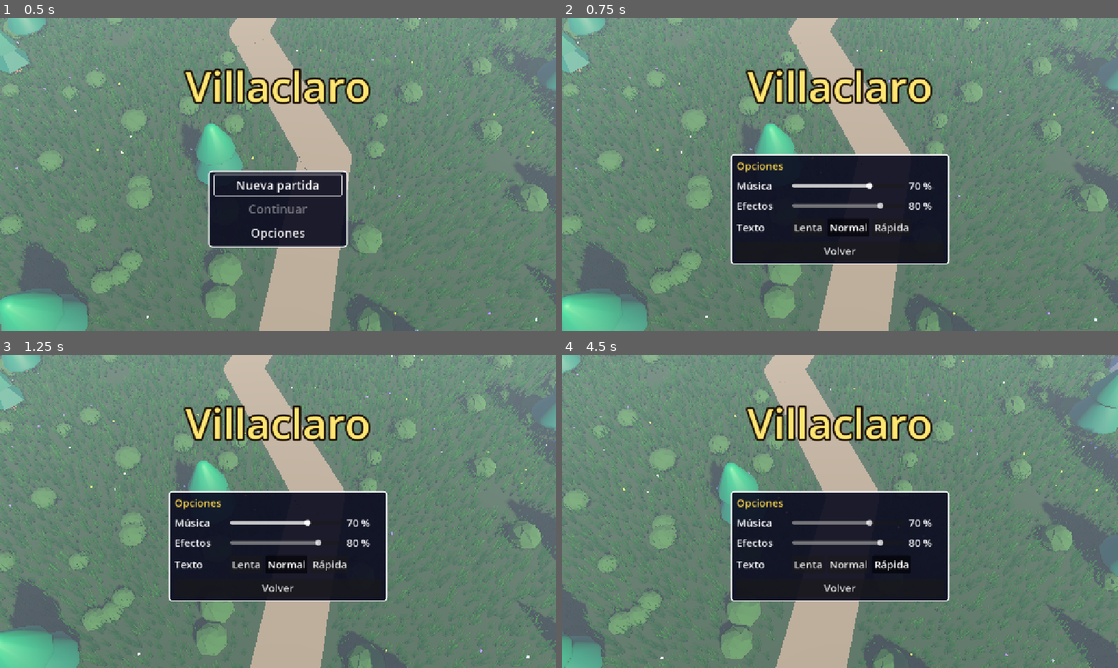
Above: before the commit, frames 1-4 (two rows, left to right).
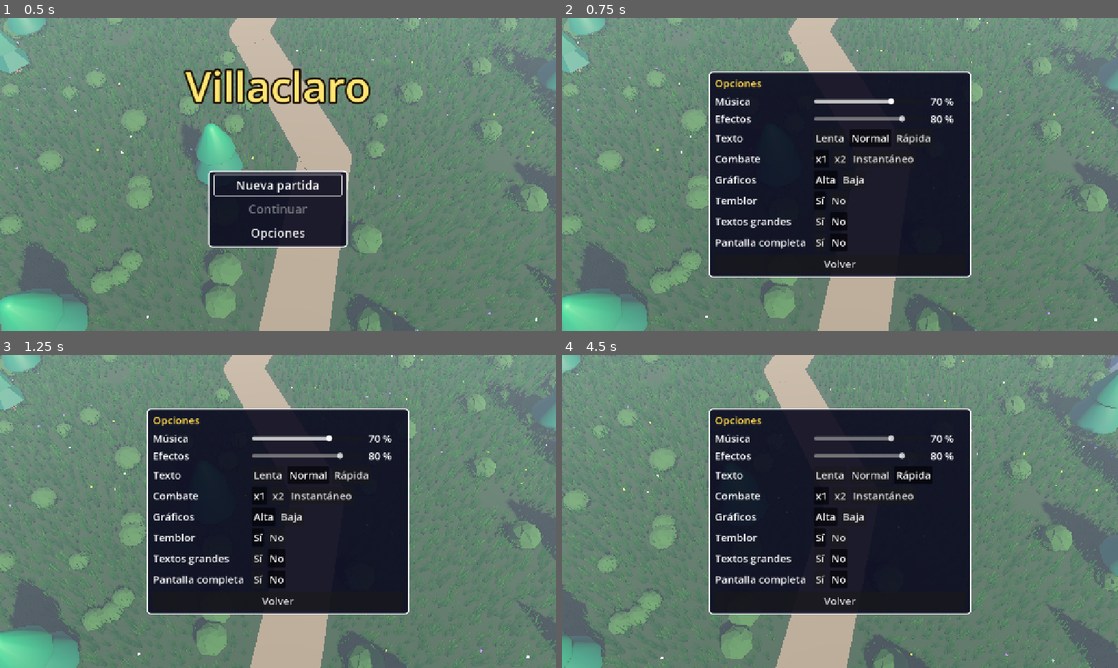
Above: after the commit, the same moments.

Repository: apergas/rpg-turnos
Game: Godot game, scene res://scenes/title/title.tscn
Same seed, same stepped clock (60 frames per second), same inputs: the game is played once before the commit and once after it.
Inputs (mouse positions are in pixels of both pictures, inside the frame that each line leads up to):
- Up to frame 1 (0.5 s): no input
- Up to frame 2 (0.75 s): click "Opciones" at 0.5 s
- Up to frame 3 (1.25 s): no input
- Up to frame 4 (4.5 s): click "Lenta" at 1.25 s; click "Rápida" at 2 s; click "Volver" at 2.75 s; move the mouse to (962, 495) at 3.52 s; hold D 3.53-4.25 s; tap Keypad Enter at 3.6 s; click (962, 495) at 3.67 s; click (823, 495) at 4.25 s, where only the run after the commit has a clickable "x1"

Frame 1 is identical in both runs. In frame 2, 20% of the frame differs, in the area x 26-74%, y 16-83%; in frame 3, 20%; in frame 4, 20%.

Commit message:
Add combat speed, fullscreen, graphics quality, camera shake and large text options

Diff:
--- a/scripts/battle/battle_scene.gd
+++ b/scripts/battle/battle_scene.gd
@@ -59,6 +59,10 @@
 var char_time := BattleHud.CHAR_TIME
 ## Gold the hero loses if defeated (Game takes it away; the battle only says so).
 var gold_lost := 0
+## How fast the battle runs (GameOptions.combat_scale()); the map is frozen meanwhile.
+var time_scale := 1.0
+## False: critical hits and big blows don't shake the camera.
+var camera_shake := true
 ## Zone the battle is fought in: its sky, light and backdrop (null: the meadow's). Set
 ## before adding it to the tree.
 var zone: ZoneData
@@ -121,6 +125,7 @@
 		"Call setup() before adding BattleScene to the tree")
 	_rng.randomize()
 	_autoplay = OS.get_cmdline_user_args().has("--autoplay")
+	Engine.time_scale = time_scale
 	BattleStage.build(self, zone)
 	_hero_actor = _spawn_actor(BattleActor.Look.HERO, HERO_POS, ENEMY_POS)
 	_hero_actor.set_equipment(_weapon_id, _shield_id)
@@ -151,6 +156,10 @@
 		_autoplay_defend = _autoplay_battles % AUTOPLAY_EVERY == AUTOPLAY_DEFEND_AT
 	await _say(_intro_text())
 	_ask_command()
+
+
+func _exit_tree() -> void:
+	Engine.time_scale = 1.0
 
 
 ## The life bars follow their figures on screen (camera moves and shakes included).
@@ -586,6 +595,8 @@
 
 
 func _shake_camera() -> void:
+	if not camera_shake:
+		return
 	if _shake_tween:
 		_shake_tween.kill()
 	var t := create_tween()
--- a/scripts/battle/battle_stage.gd
+++ b/scripts/battle/battle_stage.gd
@@ -139,6 +139,9 @@
 	[Vector3(-8, 0.3, 1), Vector3(4, 0.5, 4)], [Vector3(9, 0.3, 0), Vector3(4, 0.5, 4)],
 ]
 const CASTLE_TORCHES := [Vector3(-4.0, 2.0, -10.0), Vector3(4.0, 2.0, -10.0)]
+
+## Low graphics quality: no SSAO and no sun shadows (DisplaySettings sets it).
+static var plain_light := false
 
 
 ## zone: whose sky, light and backdrop to use (null: the meadow's).
@@ -349,7 +352,7 @@
 	# Linear, not ACES: under the Compatibility renderer ACES lifts the midtones and clips
 	# anything bright in the sun, so skin, hair and steel all turned white and trees mint.
 	env.tonemap_mode = Environment.TONE_MAPPER_LINEAR
-	env.ssao_enabled = true
+	env.ssao_enabled = not plain_light
 	env.glow_enabled = true
 	env.glow_intensity = 0.6
 	env.fog_enabled = true
@@ -387,6 +390,6 @@
 	# Tuned for the Compatibility renderer (needed for the web build); 1.3 looked
 	# right under Forward+ but washes everything out here. The meadow uses 0.6.
 	sun.light_energy = zone.sun_energy
-	sun.shadow_enabled = true
+	sun.shadow_enabled = not plain_light
 	sun.rotation_degrees = Vector3(-40, 35, 0)
 	root.add_child(sun)
--- a/scripts/game/game.gd
+++ b/scripts/game/game.gd
@@ -238,7 +238,7 @@
 
 
 func _process(delta: float) -> void:
-	play_time += delta
+	play_time += delta / Engine.time_scale  # a fast battle takes less play time, not more
 
 
 ## --autoplay-zone=<id>: starts the new game in that zone with AUTOPLAY_ZONES' state.
@@ -338,6 +338,8 @@
 		state.loadout.worn(Equipment.SHIELD))
 	battle.gold_lost = state.defeat_gold_loss()
 	battle.char_time = _options.char_time()
+	battle.time_scale = _options.combat_scale()
+	battle.camera_shake = _options.camera_shake
 	battle.zone = _zone
 	add_child(battle)
 	await _fade_to(0.0)
--- a/scripts/game/game_options.gd
+++ b/scripts/game/game_options.gd
@@ -1,26 +1,50 @@
 class_name GameOptions extends RefCounted
-## Player options, kept apart from the save game (SaveStore.save_options()): music
-## and effects volume (0..1) and text speed. Pure: converts to and from a Dictionary.
+## Player options, kept apart from the save game (SaveStore.save_options()): music and
+## effects volume (0..1), text speed, combat speed, graphics quality, camera shake,
+## fullscreen and large text. Pure: converts to and from a Dictionary; anything missing from
+## an older file keeps its default.
 
 enum TextSpeed { SLOW, NORMAL, FAST }
+enum CombatSpeed { X1, X2, INSTANT }
+enum Quality { HIGH, LOW }
 
 const DEFAULT_MUSIC := 0.7
 const DEFAULT_SFX := 0.8
 ## Seconds per typed character in the battle messages, per TextSpeed.
 const CHAR_TIMES := [0.05, 0.025, 0.008]
 const SPEED_NAMES := ["Lenta", "Normal", "Rápida"]
+const COMBAT_NAMES := ["x1", "x2", "Instantáneo"]
+const QUALITY_NAMES := ["Alta", "Baja"]
+## How fast a battle runs (Engine.time_scale), per CombatSpeed; INSTANT also skips the typing.
+const COMBAT_SCALES := [1.0, 2.0, 2.0]
+## Large text: everything in the windows grows by this much.
+const LARGE_TEXT_SCALE := 1.25
 
 var music_volume := DEFAULT_MUSIC
 var sfx_volume := DEFAULT_SFX
 var text_speed := TextSpeed.NORMAL
+var combat_speed := CombatSpeed.X1
+var quality := Quality.HIGH
+var camera_shake := true
+var fullscreen := false
+var large_text := false
 
 
+## Seconds per typed character of the battle messages; 0.0 shows them at once.
 func char_time() -> float:
+	if combat_speed == CombatSpeed.INSTANT:
+		return 0.0
 	return CHAR_TIMES[text_speed]
 
 
+func combat_scale() -> float:
+	return COMBAT_SCALES[combat_speed]
+
+
 func to_dict() -> Dictionary:
-	return {"music": music_volume, "sfx": sfx_volume, "text_speed": text_speed}
+	return {"music": music_volume, "sfx": sfx_volume, "text_speed": text_speed,
+		"combat_speed": combat_speed, "quality": quality, "camera_shake": camera_shake,
+		"fullscreen": fullscreen, "large_text": large_text}
 
 
 ## Options from a Dictionary read from disk; missing or wrong values keep the default.
@@ -33,4 +57,15 @@
 	if data.get("text_speed") is float:
 		options.text_speed = clampi(int(data.text_speed), TextSpeed.SLOW, TextSpeed.FAST) \
 			as TextSpeed
+	if data.get("combat_speed") is float:
+		options.combat_speed = clampi(int(data.combat_speed), CombatSpeed.X1,
+			CombatSpeed.INSTANT) as CombatSpeed
+	if data.get("quality") is float:
+		options.quality = clampi(int(data.quality), Quality.HIGH, Quality.LOW) as Quality
+	if data.get("camera_shake") is bool:
+		options.camera_shake = data.camera_shake
+	if data.get("fullscreen") is bool:
+		options.fullscreen = data.fullscreen
+	if data.get("large_text") is bool:
+		options.large_text = data.large_text
 	return options
--- a/scripts/title/title_screen.gd
+++ b/scripts/title/title_screen.gd
@@ -20,6 +20,8 @@
 const TITLE_SIZE := 96
 const FONT_SIZE := 28
 const FADE_TIME := 0.4
+## Where the menu's room starts under the title.
+const MENU_TOP := 160
 ## Drifting camera: looks down PITCH_DEG from DISTANCE m at a point that wanders over
 ## the field at DRIFT_SPEED (radians per second of its slow loop).
 const PITCH_DEG := 55.0
@@ -40,6 +42,7 @@
 var _options_panel: OptionsPanel
 var _name_entry: NameEntry
 var _title_label: Label
+var _menu_center: CenterContainer
 var _fade: ColorRect
 var _game: Game
 var _drift := 0.0
@@ -54,6 +57,7 @@
 	_autoplay = args.has("--autoplay")
 	_autoplay_save = _autoplay and args.has("--autoplay-save")
 	_options = SaveStore.load_options()
+	DisplaySettings.apply(get_window(), _options)
 	_audio = AudioDirector.new()
 	add_child(_audio)
 	_audio.set_volumes(_options.music_volume, _options.sfx_volume)
@@ -207,9 +211,10 @@
 		Control.PRESET_MODE_MINSIZE, 90)
 	var center := CenterContainer.new()
 	center.set_anchors_preset(Control.PRESET_FULL_RECT)
-	center.offset_top = 160
+	center.offset_top = MENU_TOP
 	center.mouse_filter = Control.MOUSE_FILTER_IGNORE
 	root.add_child(center)
+	_menu_center = center
 	_menu_window = BattleHud.make_window()
 	_menu_window.custom_minimum_size = Vector2(320, 0)
 	center.add_child(_menu_window)
@@ -242,6 +247,9 @@
 func _open_options() -> void:
 	_audio.play_sfx(SfxLibrary.ACCEPT)
 	_menu_window.hide()
+	# The options need the whole height of the screen.
+	_title_label.hide()
+	_menu_center.offset_top = 0
 	_options_window.show()
 	_quiet_focus = true
 	_options_panel.focus_first()
@@ -250,6 +258,8 @@
 
 func _close_options() -> void:
 	_options_window.hide()
+	_title_label.show()
+	_menu_center.offset_top = MENU_TOP
 	_menu_window.show()
 	_focus(_options_button)
 
--- a/scripts/ui/battle_hud.gd
+++ b/scripts/ui/battle_hud.gd
@@ -55,7 +55,7 @@
 
 ## Returns the enemy index under a screen point, or -1. Set by BattleScene.
 var pick_target: Callable
-## Seconds per typed character (the text speed option).
+## Seconds per typed character (the text speed option); 0.0 shows the message at once.
 var char_time := CHAR_TIME
 
 var _engine: BattleEngine
@@ -217,7 +217,7 @@
 	var shown := 0.0
 	while _message.visible_characters < total and not _advance_requested:
 		await get_tree().process_frame
-		shown += get_process_delta_time() / char_time
+		shown = float(total) if char_time <= 0.0 else shown + get_process_delta_time() / char_time
 		_message.visible_characters = mini(total, int(shown))
 	_message.visible_characters = -1
 	_advance_requested = false
--- /dev/null
+++ b/scripts/ui/display_settings.gd
@@ -0,0 +1,16 @@
+class_name DisplaySettings extends RefCounted
+## Puts into effect the options that live outside the rules: the size of everything in the
+## windows, fullscreen (desktop only) and the graphics quality the map and battle builders
+## read when they build their next scene. TitleScreen calls it at the start, OptionsPanel at
+## each change.
+
+
+static func apply(window: Window, options: GameOptions) -> void:
+	window.content_scale_factor = GameOptions.LARGE_TEXT_SCALE if options.large_text else 1.0
+	if not OS.has_feature("web"):
+		var is_fullscreen := window.mode == Window.MODE_FULLSCREEN
+		if is_fullscreen != options.fullscreen:
+			window.mode = Window.MODE_FULLSCREEN if options.fullscreen else Window.MODE_WINDOWED
+	var low := options.quality == GameOptions.Quality.LOW
+	Vegetation.half_density = low
+	BattleStage.plain_light = low
--- a/scripts/ui/options_panel.gd
+++ b/scripts/ui/options_panel.gd
@@ -1,16 +1,23 @@
 class_name OptionsPanel extends VBoxContainer
 ## Options page shared by the title screen and the pause menu: music and effects volume
-## (sliders, 0-100 % in steps of 10) and text speed (Lenta / Normal / Rápida). Changes
-## apply at once; "Volver" (or back()) saves them with SaveStore and emits closed. Call
-## setup() before adding it to the tree.
+## (sliders, 0-100 % in steps of 10), text speed, combat speed, graphics quality, camera
+## shake, large text and, on desktop, fullscreen. Changes apply at once; "Volver" (or back())
+## saves them with SaveStore and emits closed. The rows scroll when the screen is short.
+## Call setup() before adding it to the tree.
 
 signal closed
 
 const FONT_SIZE := 24
 const VOLUME_STEP := 10.0
+const NAME_WIDTH := 220.0
+## What the title, Volver and the margins leave for the rows.
+const ROWS_RESERVED := 150.0
+const YES_NO := ["Sí", "No"]
 
 var _options: GameOptions
 var _audio: AudioDirector
+var _main: VBoxContainer
+var _rows: VBoxContainer
 var _music_slider: HSlider
 var _sfx_slider: HSlider
 var _music_value: Label
@@ -24,31 +31,40 @@
 
 
 func _ready() -> void:
-	add_theme_constant_override("separation", 12)
-	add_child(_label("Opciones", Color(1.0, 0.85, 0.3)))
+	_main = VBoxContainer.new()
+	_main.add_theme_constant_override("separation", 8)
+	add_child(_main)
+	_main.add_child(_label("Opciones", UiStyle.TITLE_COLOR))
+	var scroll := ScrollBox.new(ROWS_RESERVED)
+	_main.add_child(scroll)
+	_rows = scroll.content
+	_rows.add_theme_constant_override("separation", 6)
 	_music_value = _label("", Color.WHITE)
 	_music_slider = _volume_row("Música", _options.music_volume, _music_value)
 	_sfx_value = _label("", Color.WHITE)
 	_sfx_slider = _volume_row("Efectos", _options.sfx_volume, _sfx_value)
 	_music_slider.value_changed.connect(_on_music_changed)
 	_sfx_slider.value_changed.connect(_on_sfx_changed)
-	var speed_row := HBoxContainer.new()
-	speed_row.add_theme_constant_override("separation", 8)
-	add_child(speed_row)
-	var speed_label := _label("Texto", Color.WHITE)
-	speed_label.custom_minimum_size = Vector2(120, 0)
-	speed_row.add_child(speed_label)
-	var group := ButtonGroup.new()
-	for i in GameOptions.SPEED_NAMES.size():
-		var button := _button(GameOptions.SPEED_NAMES[i])
-		button.toggle_mode = true
-		button.button_group = group
-		button.button_pressed = i == _options.text_speed
-		button.pressed.connect(_on_speed_chosen.bind(i))
-		speed_row.add_child(button)
+	_choice_row("Texto", GameOptions.SPEED_NAMES, _options.text_speed, func(i: int) -> void:
+		_options.text_speed = i as GameOptions.TextSpeed)
+	_choice_row("Combate", GameOptions.COMBAT_NAMES, _options.combat_speed, func(i: int) -> void:
+		_options.combat_speed = i as GameOptions.CombatSpeed)
+	_choice_row("Gráficos", GameOptions.QUALITY_NAMES, _options.quality, func(i: int) -> void:
+		_options.quality = i as GameOptions.Quality
+		_apply_display())
+	_choice_row("Temblor", YES_NO, 0 if _options.camera_shake else 1, func(i: int) -> void:
+		_options.camera_shake = i == 0)
+	_choice_row("Textos grandes", YES_NO, 0 if _options.large_text else 1, func(i: int) -> void:
+		_options.large_text = i == 0
+		_apply_display())
+	if not OS.has_feature("web"):
+		_choice_row("Pantalla completa", YES_NO, 0 if _options.fullscreen else 1,
+			func(i: int) -> void:
+				_options.fullscreen = i == 0
+				_apply_display())
 	_back_button = _button("Volver")
 	_back_button.pressed.connect(back)
-	add_child(_back_button)
+	_main.add_child(_back_button)
 	_update_values()
 
 
@@ -76,16 +92,14 @@
 		_audio.play_sfx(SfxLibrary.CURSOR)
 
 
-func _on_speed_chosen(speed: int) -> void:
-	_options.text_speed = speed as GameOptions.TextSpeed
-	if _audio:
-		_audio.play_sfx(SfxLibrary.CURSOR)
-
-
 func _apply() -> void:
 	if _audio:
 		_audio.set_volumes(_options.music_volume, _options.sfx_volume)
 	_update_values()
+
+
+func _apply_display() -> void:
+	DisplaySettings.apply(get_window(), _options)
 
 
 func _update_values() -> void:
@@ -95,12 +109,7 @@
 
 ## A row "name [slider] value" and its slider (0..100).
 func _volume_row(text: String, volume: float, value_label: Label) -> HSlider:
-	var row := HBoxContainer.new()
-	row.add_theme_constant_override("separation", 8)
-	add_child(row)
-	var name_label := _label(text, Color.WHITE)
-	name_label.custom_minimum_size = Vector2(120, 0)
-	row.add_child(name_label)
+	var row := _named_row(text)
 	var slider := HSlider.new()
 	slider.min_value = 0.0
 	slider.max_value = 100.0
@@ -112,6 +121,33 @@
 	value_label.custom_minimum_size = Vector2(80, 0)
 	row.add_child(value_label)
 	return slider
+
+
+## A row "name [choice] [choice]...": one choice pressed at a time; chosen.call(index) at
+## each press.
+func _choice_row(title: String, names: Array, current: int, chosen: Callable) -> void:
+	var row := _named_row(title)
+	var group := ButtonGroup.new()
+	for i in names.size():
+		var button := _button(names[i])
+		button.toggle_mode = true
+		button.button_group = group
+		button.button_pressed = i == current
+		button.pressed.connect(func() -> void:
+			chosen.call(i)
+			if _audio:
+				_audio.play_sfx(SfxLibrary.CURSOR))
+		row.add_child(button)
+
+
+func _named_row(title: String) -> HBoxContainer:
+	var row := HBoxContainer.new()
+	row.add_theme_constant_override("separation", 8)
+	_rows.add_child(row)
+	var name_label := _label(title, Color.WHITE)
+	name_label.custom_minimum_size = Vector2(NAME_WIDTH, 0)
+	row.add_child(name_label)
+	return row
 
 
 func _button(text: String) -> Button:
--- a/scripts/world/vegetation.gd
+++ b/scripts/world/vegetation.gd
@@ -21,6 +21,9 @@
 const FLOWER_COLORS := [Color(0.95, 0.95, 0.9), Color(0.98, 0.85, 0.2), Color(0.62, 0.42, 0.88)]
 const FLOWER_HEIGHT := Vector2(0.6, 0.85)
 
+## Low graphics quality: half the tufts and half the flowers (DisplaySettings sets it).
+static var half_density := false
+
 
 ## Fills area (metres on XZ: position.x = min X, position.y = min Z) with grass and
 ## flowers where is_free.call(Vector3) is true. tips: the two tip greens (sRGB) mixed in
@@ -34,6 +37,7 @@
 	var material := ShaderMaterial.new()
 	material.shader = GRASS_SHADER
 	var chunks := {}
+	var spacing := SPACING * sqrt(2.0) if half_density else SPACING
 	var x := area.position.x
 	while x < area.end.x:
 		var z := area.position.y
@@ -51,8 +55,8 @@
 					chunks[key] = []
 				var basis := Basis(Vector3.UP, yaw).scaled(Vector3.ONE * scl)
 				chunks[key].append([Transform3D(basis, pos), tint])
-			z += SPACING
-		x += SPACING
+			z += spacing
+		x += spacing
 	var tuft := _tuft_mesh()
 	for key in chunks:
 		_add_multimesh(root, tuft, material, chunks[key], true)
@@ -90,7 +94,7 @@
 static func _add_flowers(root: Node3D, area: Rect2, is_free: Callable, \
 		rng: RandomNumberGenerator) -> void:
 	var items := []
-	for i in roundi(area.get_area() * FLOWERS_PER_M2):
+	for i in roundi(area.get_area() * FLOWERS_PER_M2 * (0.5 if half_density else 1.0)):
 		var pos := Vector3(rng.randf_range(area.position.x, area.end.x),
 			rng.randf_range(FLOWER_HEIGHT.x, FLOWER_HEIGHT.y),
 			rng.randf_range(area.position.y, area.end.y))
Not shown, added: scripts/ui/display_settings.gd.uid
